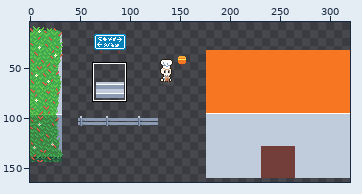
Two states of a pixel-art file, Loot&Lunch/Area-verde/areaverde-props.ase. Above: a wide view before the commit, with the close-up outlined.
Close-up. Old version:
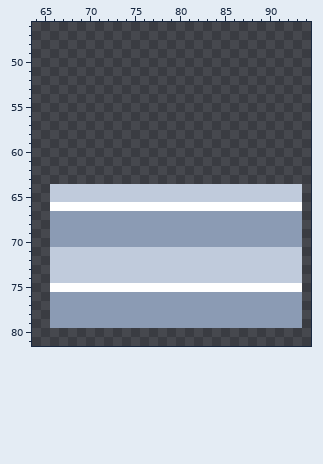
320x180 pixels, 1 frame. Colours within 5 levels of each other are drawn and written as one. Shown: x 64..94, y 46..81. The wide view leaves out empty margins. The commit also changed other parts of the picture, which this record leaves out.
Now the later version:
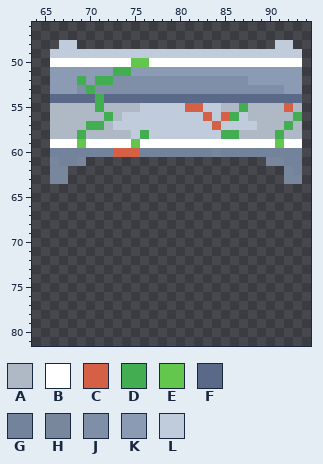
Palette (. is transparent): A #afb8c5  B #ffffff  C #d66045  D #43ae51  E #63c74d  F #5a6988  G #73839c  H #79879c  J #7f8fa8  K #8b9bb4  L #c0cbdc
The edit:
Layer "Layer 1":
y 48: x 67..68 .. -> LL; x 91..92 .. -> LL
y 49: x 66..93 ............................ -> LLLLLLLLLLLLLLLLLLLLLLLLLLLL
y 50: x 66..93 ............................ -> BBBBBBBBBEEBBBBBBBBBBBBBBBBB
y 51: x 66..93 ............................ -> KKKKKKKDDKKKKKKKKKKKKKKKKKKK
y 52: x 66..93 ............................ -> KKKDKDDJJJJJJJJJJJJJJJKKKKKK
y 53: x 66..93 ............................ -> KKKJDJJJJJJJJJJJJJJJJJJJJJKK
y 54: x 66..93 ............................ -> FFFFFDFFFFFFFFFFFFFFFFFFFFFF
y 55: x 66..93 ............................ -> AAAAADAAAALLLLLCCLLAADAAAACA
y 56: x 66..93 ............................ -> AAAAAADALLLLLLLLLCLCDLAAAAAD
y 57: x 66..93 ............................ -> AAAADDALLLLLLLLLLLCLLLLAAADA
y 58: x 66..93 ............................ -> AAADAAAAALDLLLLLLLLDDAAAADAA
y 59: x 66..93 ............................ -> BBBEBBBBBEBBBBBBBBBBBBBBBEBB
y 60: x 66..93 ............................ -> GGGGGGGCCCGGGGGGGGHGGGGGGGGG
y 61: x 66..69 .... -> HGGH; x 90..93 .... -> HHGG
y 62: x 66..67 .. -> HH; x 92..93 .. -> HG
y 63: x 66..67 .. -> HH; x 92..93 .. -> HH
y 64..65: x 66..93 LLLLLLLLLLLLLLLLLLLLLLLLLLLL -> ............................
y 66: x 66..93 BBBBBBBBBBBBBBBBBBBBBBBBBBBB -> ............................
y 67..70: x 66..93 KKKKKKKKKKKKKKKKKKKKKKKKKKKK -> ............................
y 71..74: x 66..93 LLLLLLLLLLLLLLLLLLLLLLLLLLLL -> ............................
y 75: x 66..93 BBBBBBBBBBBBBBBBBBBBBBBBBBBB -> ............................
y 76..79: x 66..93 KKKKKKKKKKKKKKKKKKKKKKKKKKKK -> ............................
Boxes around the changes in both close-ups, in picture pixels (x1, y1, x2, y2):
changed: (50, 40, 302, 328)
